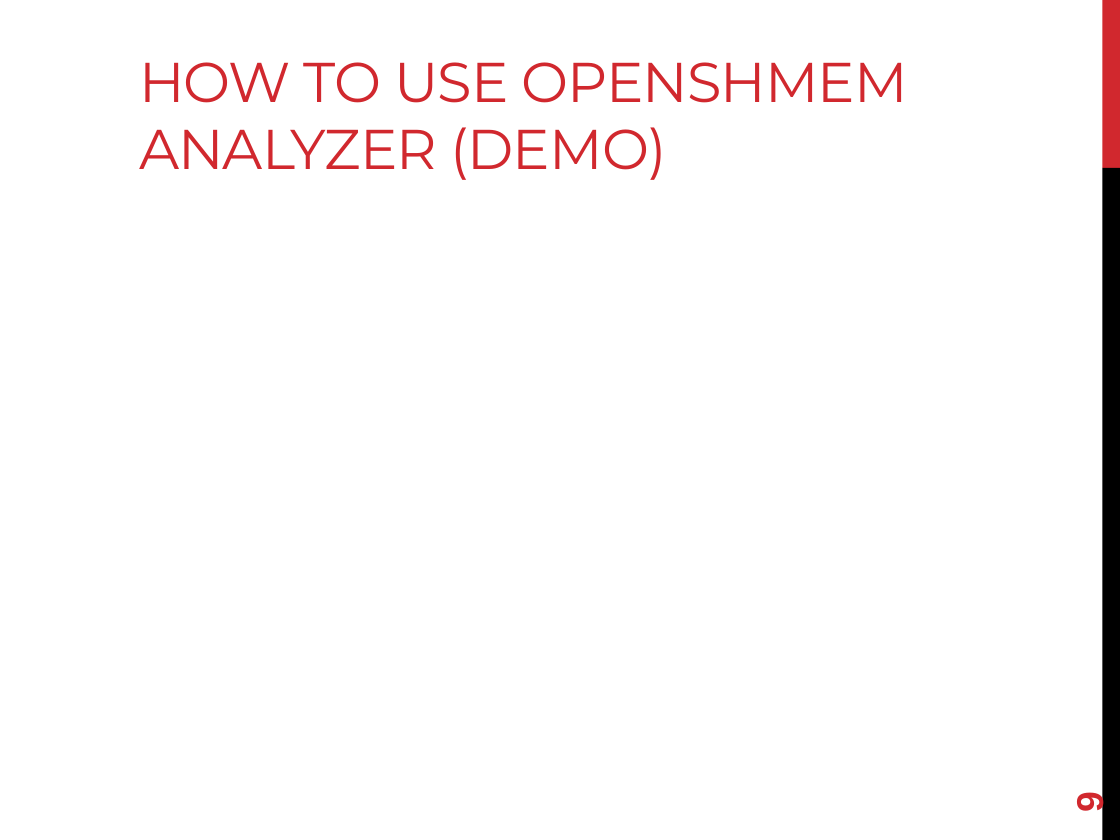
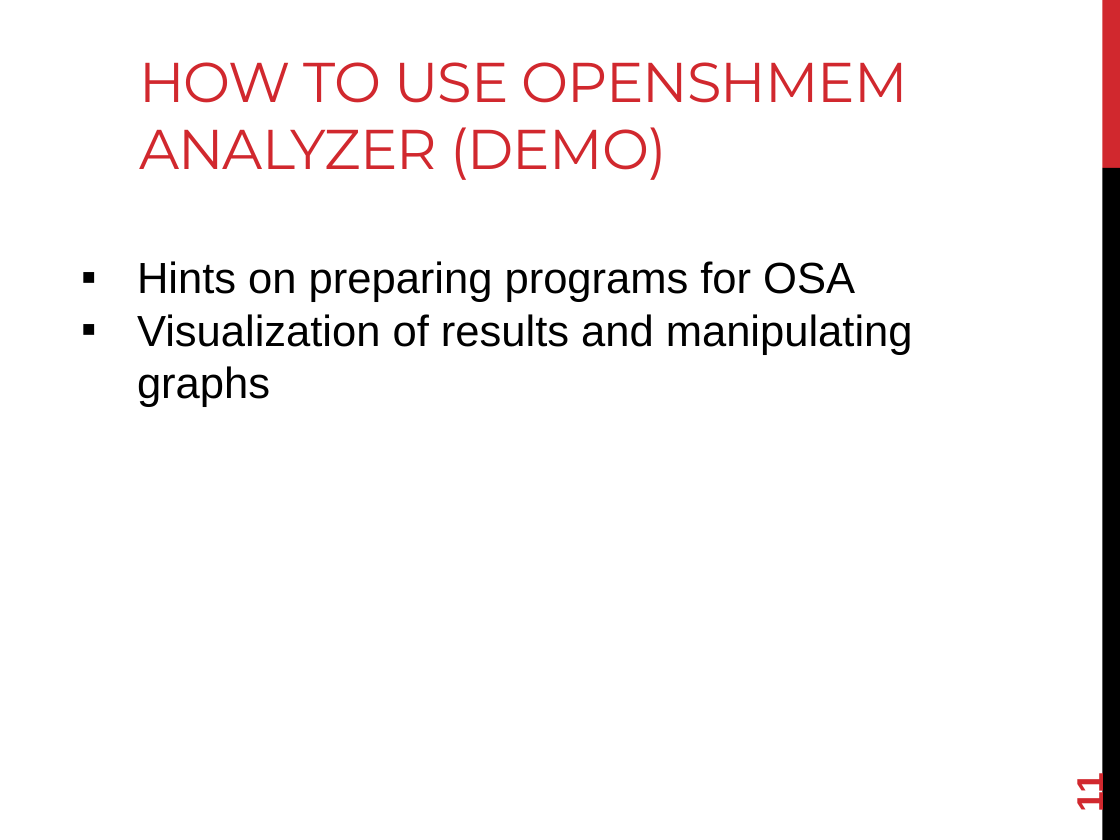
Before and after one commit to openshmem-org/sc14-tutorial, a slide deck: slide 11 of PGAS-Analyzer.pptx (slide 9 before the commit). Drawn at 1120x840 pixels with LibreOffice and Linux fonts; fonts in the diff are those of the drawing. Boxes give left, top, right and bottom in pixels: in the first picture for what was removed or moved away, otherwise in the second. Text is boxed around its words. In the diff, an @@ line names an element or a change of style, - is before the commit and + after.

```diff
--- a/PGAS-Analyzer.pptx
+++ b/PGAS-Analyzer.pptx
@@ text added at bbox=[137, 261, 913, 407], 28 pt, text #000000 @@
+▪ Hints on preparing programs for OSA
+▪ Visualization of results and manipulating graphs
@@ page number at bbox=[1069, 776, 1111, 811]: text changed @@
-9
+11
```
Also in this commit, not shown: 2 other slides changed, 2 slides added, 1 slide removed.
